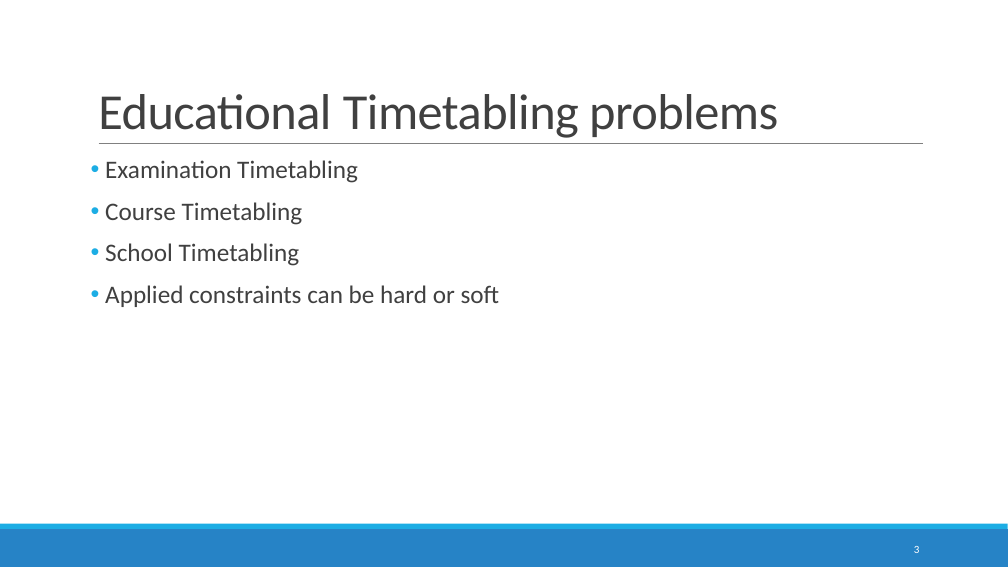
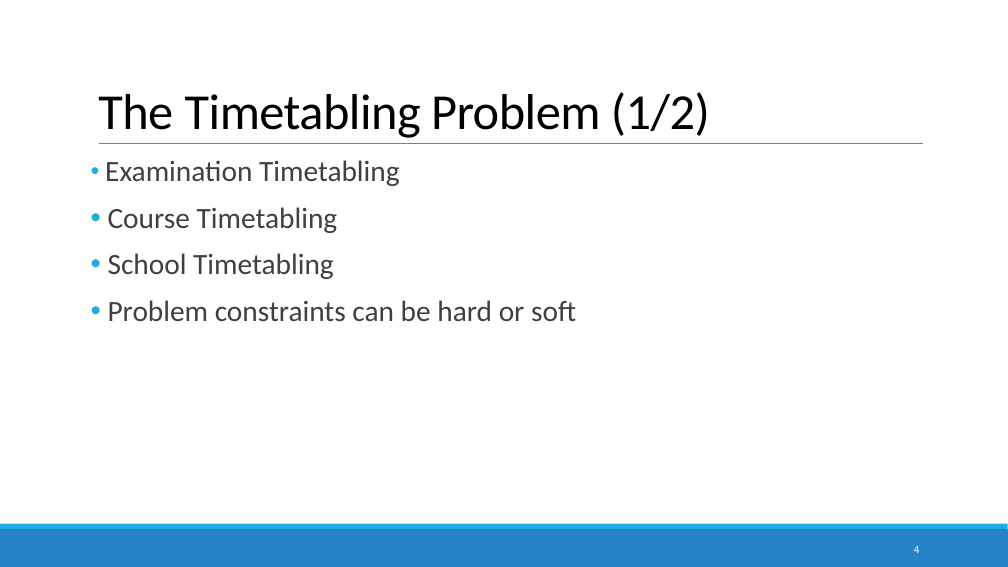
Before and after one commit to devilsdante/isel-examtimetabling-2014-2015, a slide deck: slide 4 of doc/Apresentação Oral/Examination Timetabling Automation using Hybrid Meta-heuristics.pptx (slide 3 before the commit). Drawn at 1008x567 pixels with LibreOffice and Linux fonts; fonts in the diff are those of the drawing. Boxes give left, top, right and bottom in pixels: in the first picture for what was removed or moved away, otherwise in the second. Text is boxed around its words. In the diff, an @@ line names an element or a change of style, - is before the commit and + after.

```diff
--- a/doc/Apresentação Oral/Examination Timetabling Automation using Hybrid Meta-heuristics.pptx
+++ b/doc/Apresentação Oral/Examination Timetabling Automation using Hybrid Meta-heuristics.pptx
@@ title at [98, 92, 710, 138]: text changed; text colour #404040 to #000000 @@
-Educational Timetabling problems
+The Timetabling Problem (1/2)
@@ text at [105, 160, 400, 279]: size 24 to 28 pt in "Examination Timetabling", "Course Timetabling", "School Timetabling" @@
@@ text at [108, 300, 576, 321]: text changed; size 24 to 28 pt @@
-• Applied constraints can be hard or soft
+• Problem constraints can be hard or soft
@@ page number at [914, 546, 920, 553]: text changed @@
-3
+4
```
Also in this commit, not shown: 22 other slides changed, 3 slides added, 4 other files.
